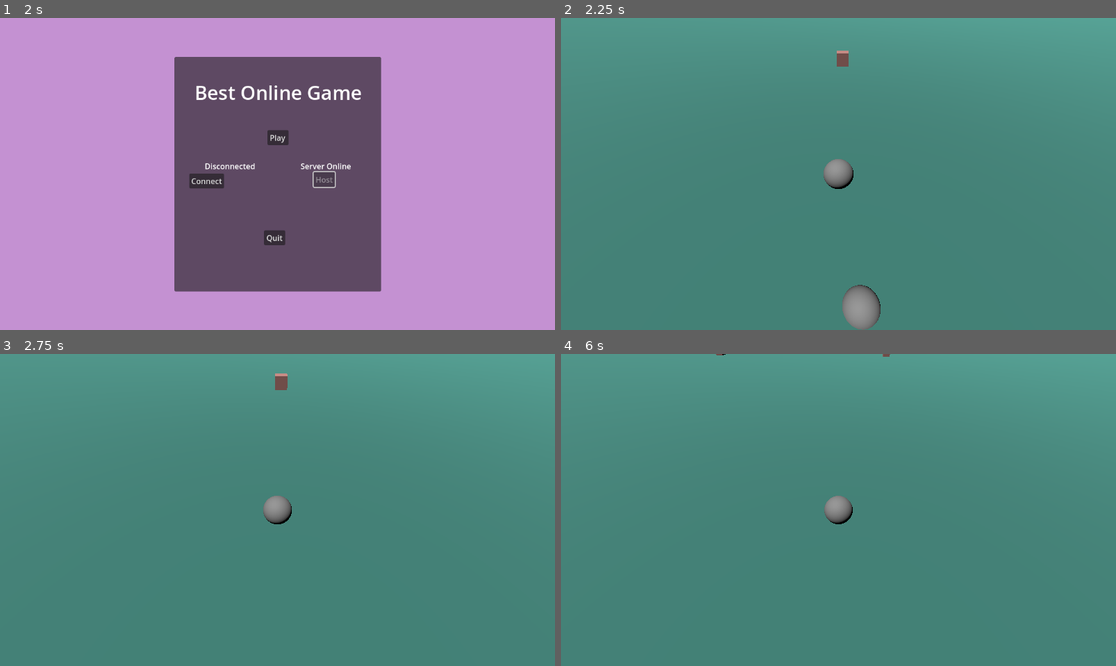
Above: before the commit, frames 1-4 (two rows, left to right).
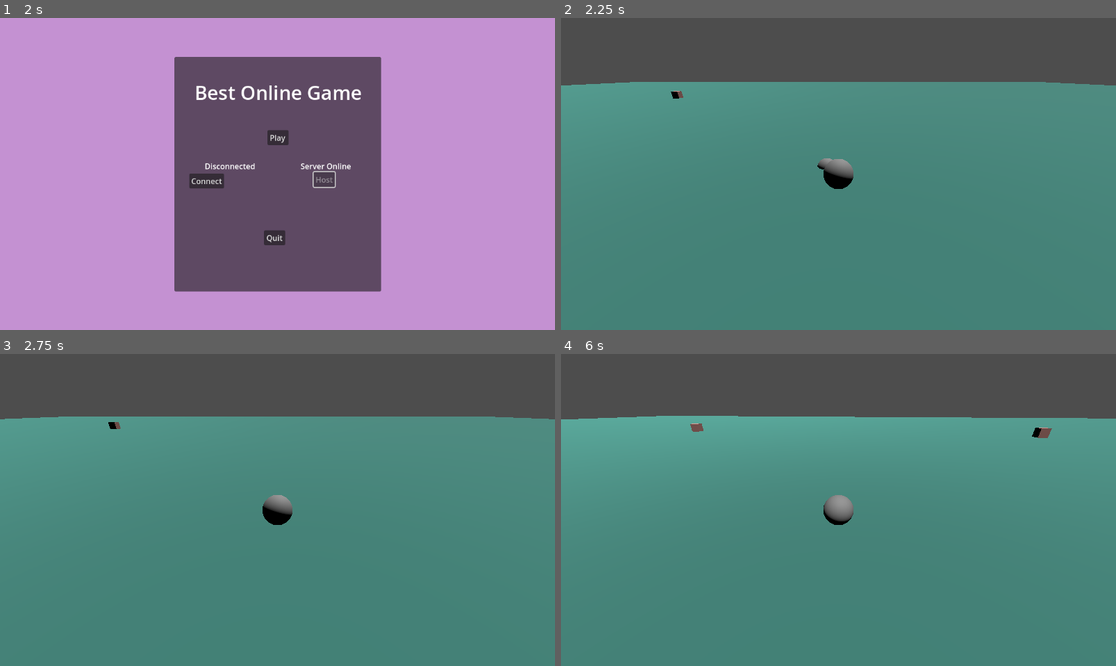
Above: after the commit, the same moments.

Repository: icvara/BestOnnlineGameEver
Game: Godot game, scene res://Menu/start_menu.tscn
The game is run twice, just before and just after one commit, with the same random seed, the same clock (stepped at 60 frames per second) and the same inputs.
Inputs (mouse positions are in pixels of both pictures, inside the frame that each line leads up to):
- Up to frame 1 (2 s): tap Enter at 0.5 s; move the mouse to (399, 158) at 0.52 s; hold D (right) 0.53-1.25 s; click "Host" at 1.25 s
- Up to frame 2 (2.25 s): click "Play" at 2 s
- Up to frame 3 (2.75 s): no input
- Up to frame 4 (6 s): tap Space at 2.75, 5.75 s; move the mouse to (727, 525) at 2.77 s; hold S (down) 2.78-3.53 s; move the mouse to (894, 441) at 3.52 s; hold D (right) 3.53-4.28 s; tap Enter at 4.25 s; move the mouse to (810, 572) at 4.27 s; hold W (up) 4.28-5.03 s; move the mouse to (1005, 556) at 5.02 s; hold A (left) from 5.03 s (still down); move the mouse to (672, 463) at 5.77 s

Frame 1 is identical in both runs. In frame 2, 22% of the frame differs, in the area x 0-100%, y 0-100%; in frame 3, 21%; in frame 4, 24%, in the area x 0-100%, y 0-55%.
Error after the commit: Invalid access to property or key 'global_transform' on a base object of type 'null instance'. (res://Player/player.gd:28)

Commit message:
camera and player movement somewhat works

Diff:
--- a/Player/player.gd
+++ b/Player/player.gd
@@ -1,14 +1,17 @@
 extends RigidBody3D
 
-@export var speed = 100
 @export var force_strength: float = 20.0
 @export var torque_strength: float = 5.0
+@export var target_path: NodePath  # assign your Camera3D here
 
+var camera: Camera3D
+
+func _ready() -> void:
+	camera = get_node(target_path)
 
 func _physics_process(delta: float) -> void:
 	var input_dir := Vector3.ZERO
 
-	# WASD / Arrow input
 	if Input.is_action_pressed("up"):
 		input_dir.z += 1
 	if Input.is_action_pressed("down"):
@@ -17,12 +20,18 @@
 		input_dir.x += 1
 	if Input.is_action_pressed("right"):
 		input_dir.x -= 1
-	input_dir = input_dir.normalized()
 
 	if input_dir != Vector3.ZERO:
-		# Apply force to push the sphere
-		apply_central_force(input_dir * force_strength)
+		input_dir = input_dir.normalized()
 
-	# Optional: make it roll more naturally by applying torque
+		# Camera-relative movement
+		var forward = -camera.global_transform.basis.z
+		var right = camera.global_transform.basis.x
+		var move_dir = (forward * input_dir.z + right * input_dir.x).normalized()
+
+		# Apply force
+		apply_central_force(move_dir * force_strength)
+
+		# Optional torque for rolling
 		var torque = Vector3(input_dir.z, 0, -input_dir.x) * torque_strength
-		apply_torque(torque)
+		apply_torque(Vector3(input_dir.z, 0, -input_dir.x) * torque_strength)
--- a/Player/player.tscn
+++ b/Player/player.tscn
@@ -8,6 +8,10 @@
 
 [node name="Player" type="RigidBody3D"]
 script = ExtResource("1_l8h54")
+speed = null
+force_strength = null
+torque_strength = null
+target_path = null
 
 [node name="CollisionShape3D" type="CollisionShape3D" parent="."]
 shape = SubResource("SphereShape3D_l8h54")
--- a/camera_3d.gd
+++ b/camera_3d.gd
@@ -1,16 +1,51 @@
+#extends Camera3D
+#
+#@export var target_path: NodePath
+#@export var follow_speed: float = 5.0
+#@export var offset: Vector3 = Vector3(5, 5, -5)
+#
+#var target: Node3D
+#
+#func _ready() -> void:
+	#target = get_node(target_path)
+#
+#func _process(delta: float) -> void:
+	#if not target:
+		#return
+	#if target:
+		#var desired_pos = target.global_transform.origin + offset
+		#var target_pos = target.global_transform.origin
+		#var desired_basis = Transform3D().looking_at(target_pos - global_transform.origin, Vector3.UP).basis
+		#global_transform.basis = global_transform.basis.slerp(desired_basis, 1.0 - exp(-follow_speed * delta))
+		##global_transform.origin = global_transform.origin.lerp(desired_pos, 1.0 - exp(-follow_speed * delta))
+		##look_at(target.global_transform.origin, Vector3.UP)
 extends Camera3D
 
 @export var target_path: NodePath
-@export var follow_speed: float = 15.0
-@export var offset: Vector3 = Vector3(0, 5, -5)
+@export var distance: float = 6.0   # how far behind the ball
+@export var height: float = 3.0     # vertical offset
+@export var sensitivity: float = 0.005
 
 var target: Node3D
+var yaw: float = 0.0
 
 func _ready() -> void:
 	target = get_node(target_path)
+	Input.set_mouse_mode(Input.MOUSE_MODE_CAPTURED)
 
-func _process(delta: float) -> void:
-	if target:
-		var desired_pos = target.global_transform.origin + offset
-		global_transform.origin = global_transform.origin.lerp(desired_pos, follow_speed * delta)
-		look_at(target.global_transform.origin, Vector3.UP)
+func _unhandled_input(event: InputEvent) -> void:
+	if event is InputEventMouseMotion:
+		yaw -= event.relative.x * sensitivity
+
+func _physics_process(delta: float) -> void:
+	if not target:
+		return
+
+	# Calculate simple offset behind the ball
+	var offset = Vector3(sin(yaw) * distance, height, cos(yaw) * distance)
+
+	# Move camera to follow
+	global_position = target.global_position + offset
+
+	# Look at the ball
+	look_at(target.global_position, Vector3.UP)
--- a/world/level_0.tscn
+++ b/world/level_0.tscn
@@ -36,6 +36,9 @@
 
 [node name="Player" parent="." instance=ExtResource("1_wr4sc")]
 transform = Transform3D(0.080529496, 0, 0.9967522, 0, 1, 0, -0.9967522, 0, 0.080529496, 0.31608248, 1.3907311, 3.2193692)
+force_strength = 20.0
+torque_strength = 5.0
+target_path = NodePath("../Camera3D")
 
 [node name="DirectionalLight3D" type="DirectionalLight3D" parent="."]
 transform = Transform3D(0.4157299, 0.86541176, 0.27969816, 0.1546018, -0.37030214, 0.9159558, 0.8962515, -0.33754823, -0.2877398, 2.884136, 11.926075, 1.2868397)
Not shown: 1 places in world/level_0.tscn that only renumber resources
